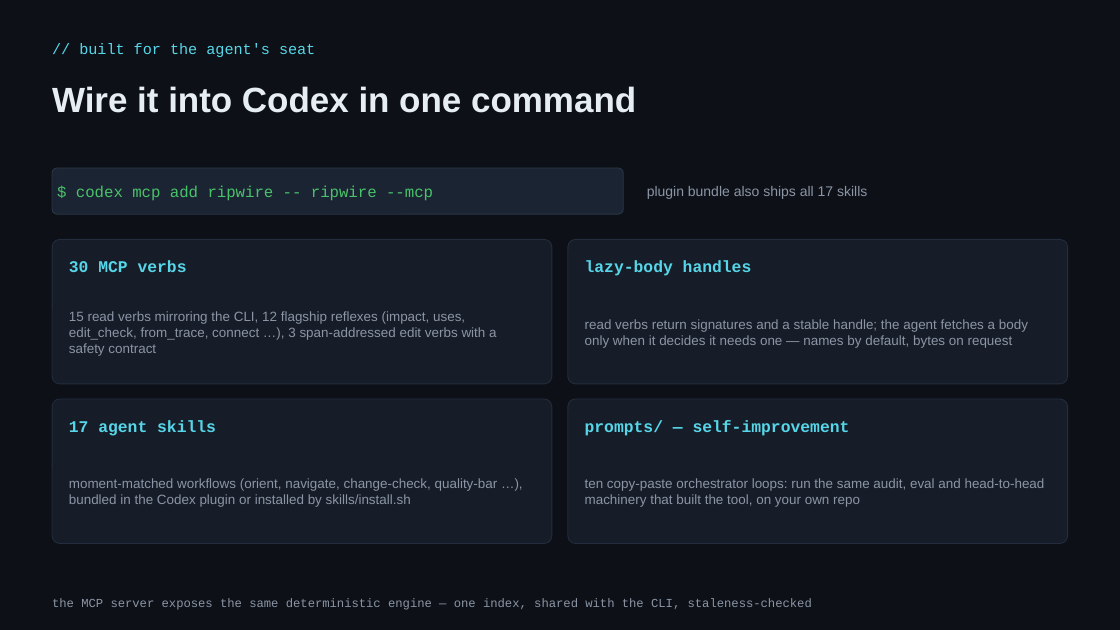
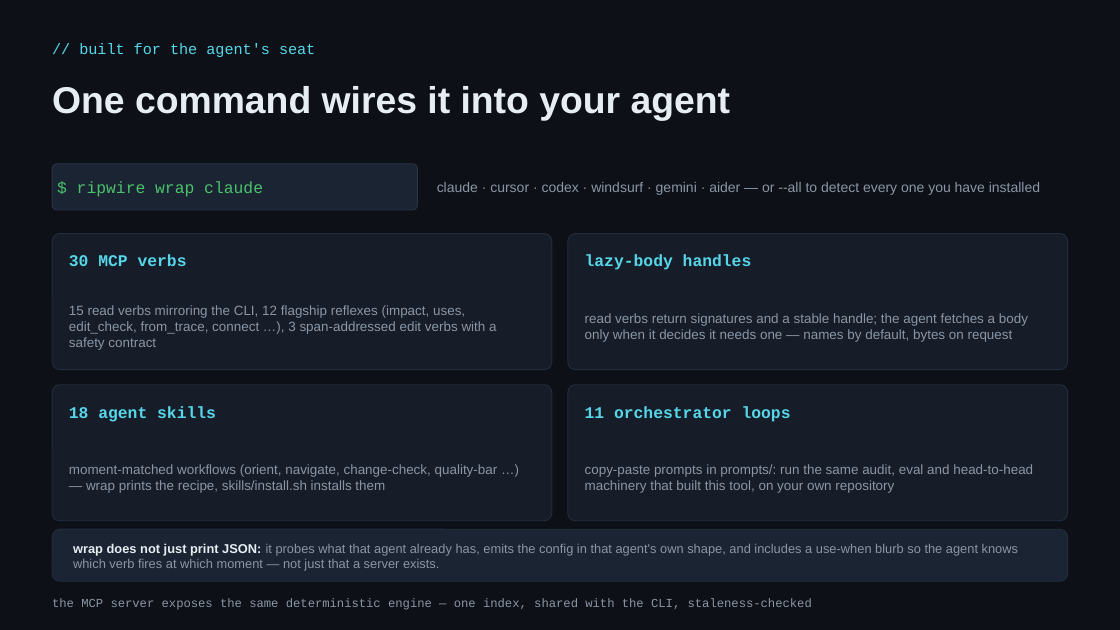
Before and after one commit to redhat-et/ripwire, a slide deck: slide 20 of present/ripwire-showcase.pptx (slide 16 before the commit). Drawn at 1120x630 pixels with LibreOffice and Linux fonts; fonts in the diff are those of the drawing. Boxes give left, top, right and bottom in pixels: in the first picture for what was removed or moved away, otherwise in the second. Text is boxed around its words. In the diff, an @@ line names an element or a change of style, - is before the commit and + after.

```diff
--- a/present/ripwire-showcase.pptx
+++ b/present/ripwire-showcase.pptx
@@ text at (x1=52, y1=86, x2=731, y2=120): text changed; size 30 to 32 pt @@
-Wire it into Codex in one command
+One command wires it into your agent
@@ rounded rectangle resized from (x1=52, y1=168, x2=623, y2=214) to (x1=52, y1=164, x2=418, y2=210) @@
@@ text removed at (x1=76, y1=185, x2=433, y2=201) @@
-$ codex mcp add ripwire -- ripwire --mcp
@@ text added at (x1=77, y1=181, x2=263, y2=197), 14 pt, text #4AC26B @@
+$ ripwire wrap claude
@@ text added at (x1=437, y1=182, x2=1040, y2=195), 12 pt, text #8B95A5 @@
+claude · cursor · codex · windsurf · gemini · aider — or --all to detect every one you have installed
@@ text removed at (x1=647, y1=186, x2=867, y2=199) @@
-plugin bundle also ships all 17 skills
@@ rounded rectangle resized from (x1=52, y1=239, x2=552, y2=384) to (x1=52, y1=234, x2=552, y2=370) @@
@@ rounded rectangle resized from (x1=568, y1=239, x2=1068, y2=384) to (x1=568, y1=234, x2=1068, y2=370) @@
@@ 4 texts moved together from (x1=69, y1=260, x2=1028, y2=356) to (x1=69, y1=254, x2=1028, y2=350) @@
@@ rounded rectangle resized from (x1=52, y1=399, x2=552, y2=544) to (x1=52, y1=385, x2=552, y2=521) @@
@@ proportions changed in 4 elements at (x1=52, y1=234, x2=552, y2=370), (x1=568, y1=234, x2=1068, y2=370), (x1=52, y1=385, x2=552, y2=521), (x1=568, y1=385, x2=1068, y2=521) @@
@@ rounded rectangle resized from (x1=568, y1=399, x2=1068, y2=544) to (x1=568, y1=385, x2=1068, y2=521) @@
@@ text at (x1=69, y1=406, x2=216, y2=422): text changed @@
-17 agent skills
+18 agent skills
@@ text added at (x1=585, y1=406, x2=791, y2=422), 14 pt, text #56D6E8, bold @@
+11 orchestrator loops
@@ text removed at (x1=585, y1=420, x2=850, y2=436) @@
-prompts/ — self-improvement
@@ text at (x1=69, y1=464, x2=498, y2=493): text changed @@
-moment-matched workflows (orient, navigate, change-check, quality-bar …), bundled in the Codex plugin or installed by skills/install.sh
+moment-matched workflows (orient, navigate, change-check, quality-bar …) — wrap prints the recipe, skills/install.sh installs them
@@ text at (x1=585, y1=464, x2=1033, y2=493): text changed @@
-ten copy-paste orchestrator loops: run the same audit, eval and head-to-head machinery that built the tool, on your own repo
+copy-paste prompts in prompts/: run the same audit, eval and head-to-head machinery that built this tool, on your own repository
@@ rounded rectangle added at (x1=52, y1=529, x2=1068, y2=581), fill #1B2432, outline #232D3D 0.75 pt @@
@@ text added at (x1=73, y1=543, x2=1018, y2=571), 11 pt, text #8B95A5 @@
+wrap does not just print JSON: it probes what that agent already has, emits the config in that agent's own shape, and includes a use-when blurb so the agent knows which verb fires at which moment — not just that a server exists.
```
Also in this commit, not shown: 15 other slides changed, 7 slides added, 2 slides removed, 1 other file.
